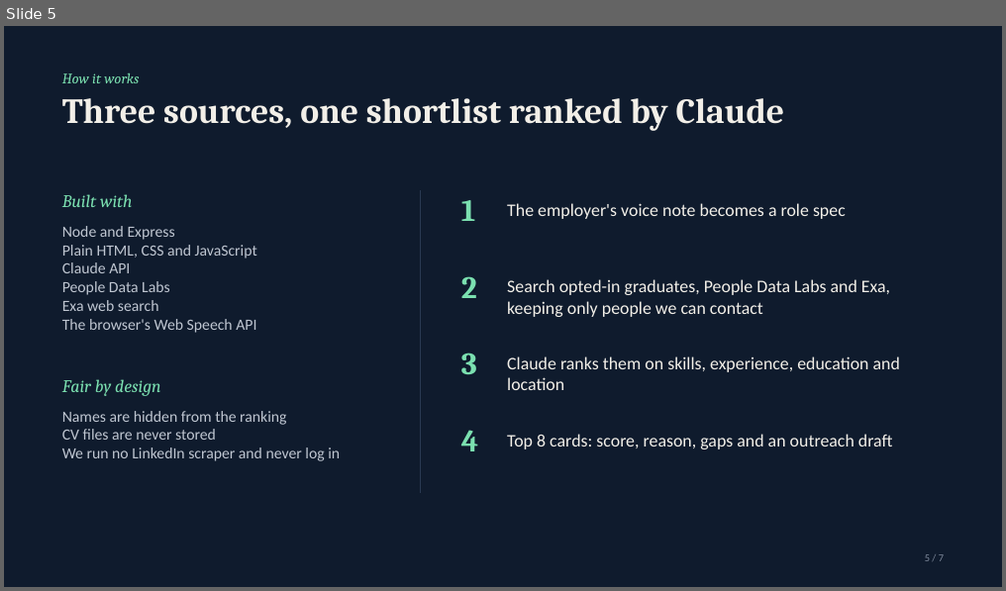
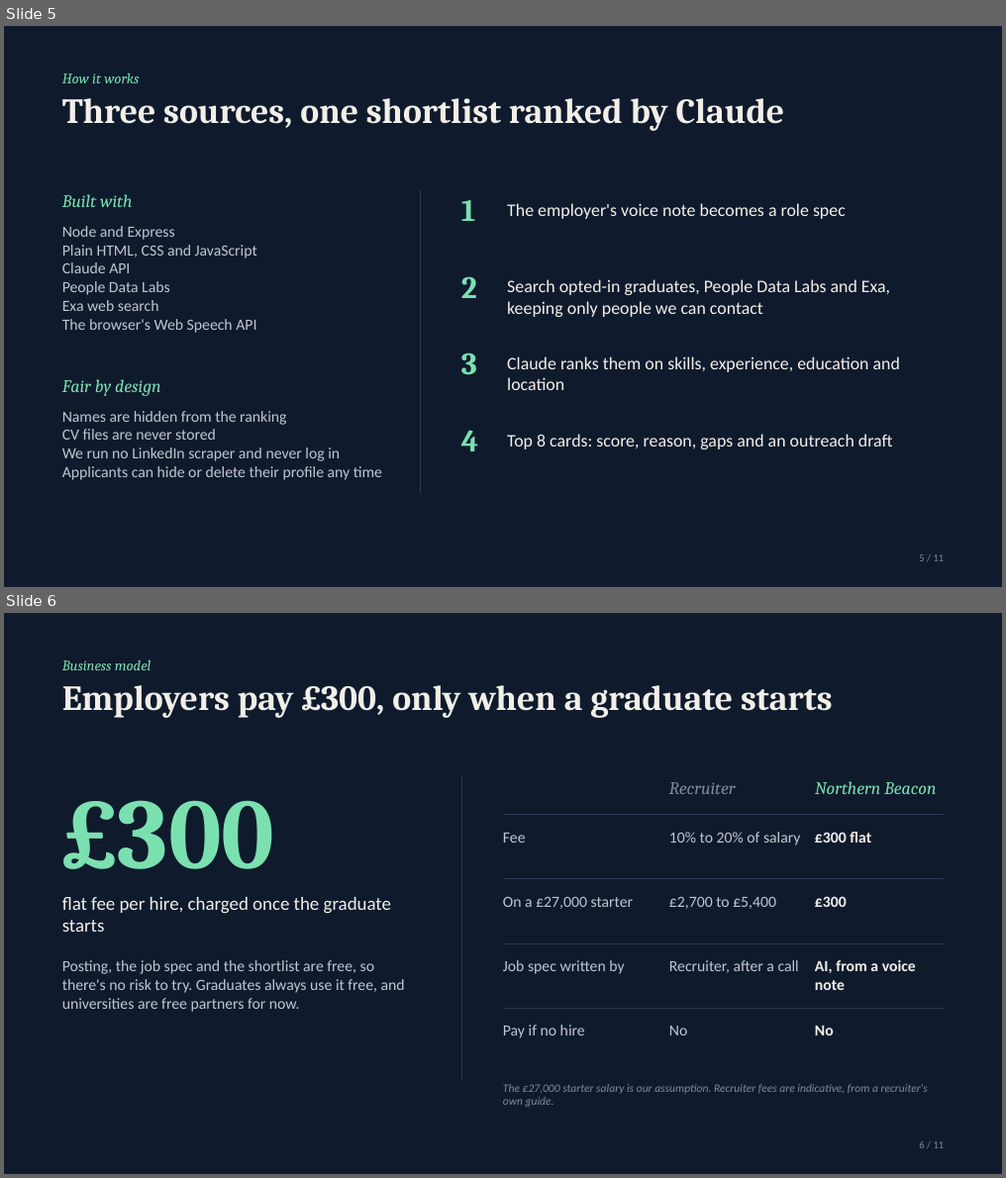
Before and after one commit to OP793/Table7, a slide deck: presentation/Table7-pitch-deck.pptx. Shown one above the other, each under a label of ours: slide 5 before the commit, slides 5 and 6 after it. The pictures are 1006x591 and 1006x1178 pixels, drawn with LibreOffice and Linux fonts; fonts in the diff are those of the drawing. Boxes give left, top, right and bottom in pixels: in the first picture for what was removed or moved away, otherwise in the second. Text is boxed around its words. In the diff, an @@ line names an element or a change of style, - is before the commit and + after.

```diff
--- a/presentation/Table7-pitch-deck.pptx
+++ b/presentation/Table7-pitch-deck.pptx
@@ slide 6 added at [4, 613, 1002, 1174], background #0F1B2D @@
@@ text added at [62, 661, 152, 670], 14 pt, text #7BE0B0, italic @@
+Business model
@@ title added at [62, 685, 833, 718], 34 pt, text #F2EFE8, bold @@
+Employers pay £300, only when a graduate starts
@@ line added from (461, 777) to (461, 1081), #2A3A52 0.75 pt @@
@@ text added at [669, 782, 736, 794], 17 pt, text #7F8A9C, italic @@
+Recruiter
@@ text added at [815, 781, 936, 794], 17 pt, text #7BE0B0, italic @@
+Northern Beacon
@@ text added at [62, 800, 275, 869], 96 pt, text #7BE0B0, bold @@
+£300
@@ line added from (503, 814) to (944, 814), #2A3A52 0.75 pt @@
@@ text added at [503, 833, 526, 843], 15 pt, text #BFC6D1 @@
+Fee
@@ text added at [669, 832, 800, 846], 15 pt, text #BFC6D1 @@
+10% to 20% of salary
@@ text added at [815, 832, 871, 843], 15 pt, text #F2EFE8, bold @@
+£300 flat
@@ line added from (503, 879) to (944, 879), #2A3A52 0.75 pt @@
@@ text added at [62, 897, 391, 932], 18 pt, text #F2EFE8 @@
+flat fee per hire, charged once the graduate starts
@@ text added at [503, 897, 634, 909], 15 pt, text #BFC6D1 @@
+On a £27,000 starter
@@ text added at [669, 897, 776, 909], 15 pt, text #BFC6D1 @@
+£2,700 to £5,400
@@ text added at [815, 896, 846, 907], 15 pt, text #F2EFE8, bold @@
+£300
@@ text added at [62, 960, 405, 1012], 15 pt, text #BFC6D1 @@
+Posting, the job spec and the shortlist are free, so there's no risk to try. Graduates always use it free, and universities are free partners for now.
@@ line added from (503, 944) to (944, 944), #2A3A52 0.75 pt @@
@@ text added at [503, 960, 624, 974], 15 pt, text #BFC6D1 @@
+Job spec written by
@@ text added at [669, 960, 799, 973], 15 pt, text #BFC6D1 @@
+Recruiter, after a call
@@ text added at [815, 960, 916, 990], 15 pt, text #F2EFE8, bold @@
+AI, from a voice note
@@ line added from (503, 1008) to (944, 1008), #2A3A52 0.75 pt @@
@@ text added at [503, 1025, 585, 1039], 15 pt, text #BFC6D1 @@
+Pay if no hire
@@ text added at [669, 1026, 687, 1036], 15 pt, text #BFC6D1 @@
+No
@@ text added at [815, 1025, 834, 1036], 15 pt, text #F2EFE8, bold @@
+No
@@ text added at [503, 1084, 928, 1107], 11 pt, text #7F8A9C, italic @@
+The £27,000 starter salary is our assumption. Recruiter fees are indicative, from a recruiter's own guide.
@@ text added at [919, 1142, 944, 1149], 10 pt, text #7F8A9C @@
+6 / 11
@@ slide 5 changed as well @@
@@ text at [62, 467, 382, 480]: paragraph added @@
+Applicants can hide or delete their profile any time
@@ text at [919, 555, 944, 562]: text changed @@
-5 / 7
+5 / 11
```
Also in this commit, not shown: 6 other slides changed, 3 other slides added.
